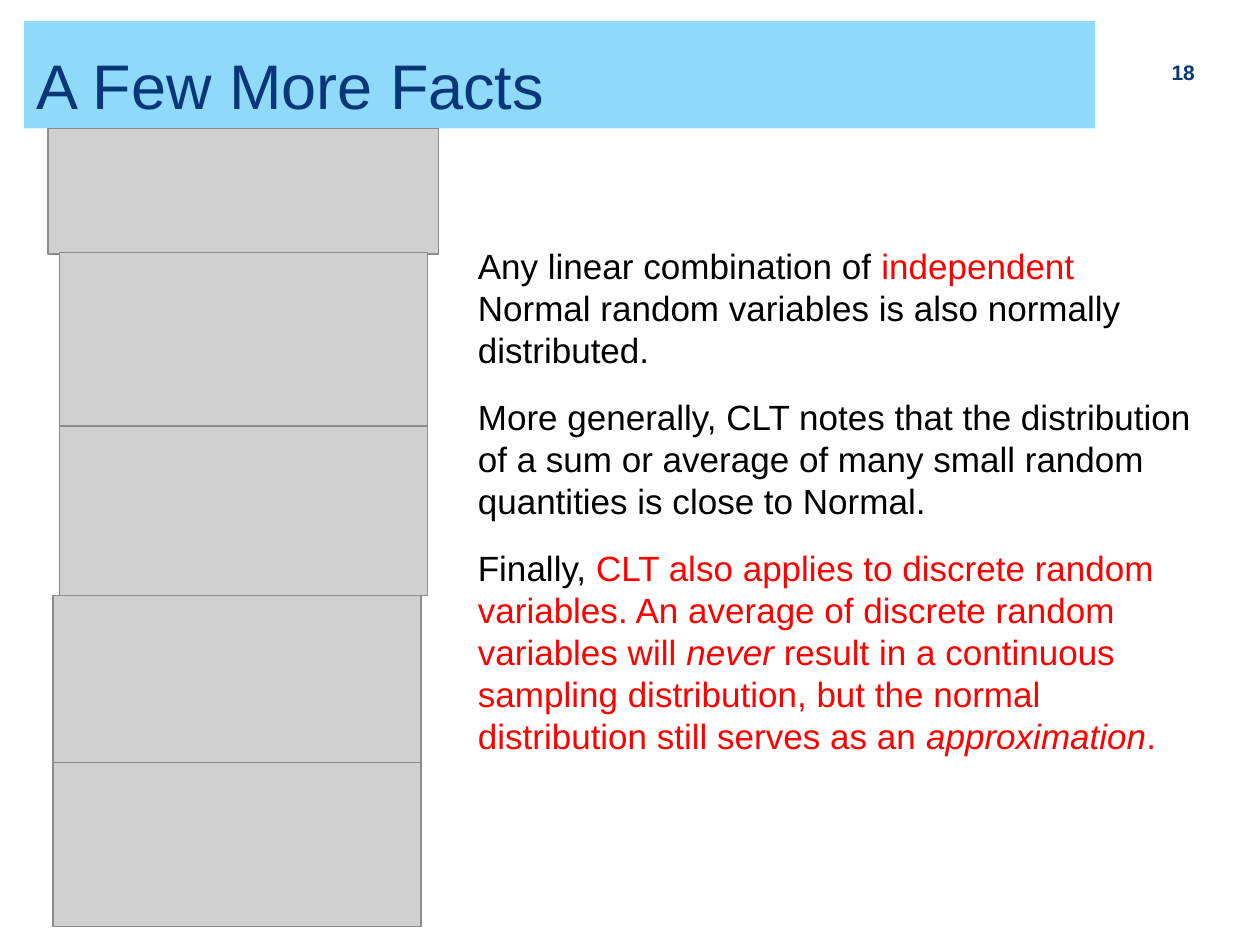
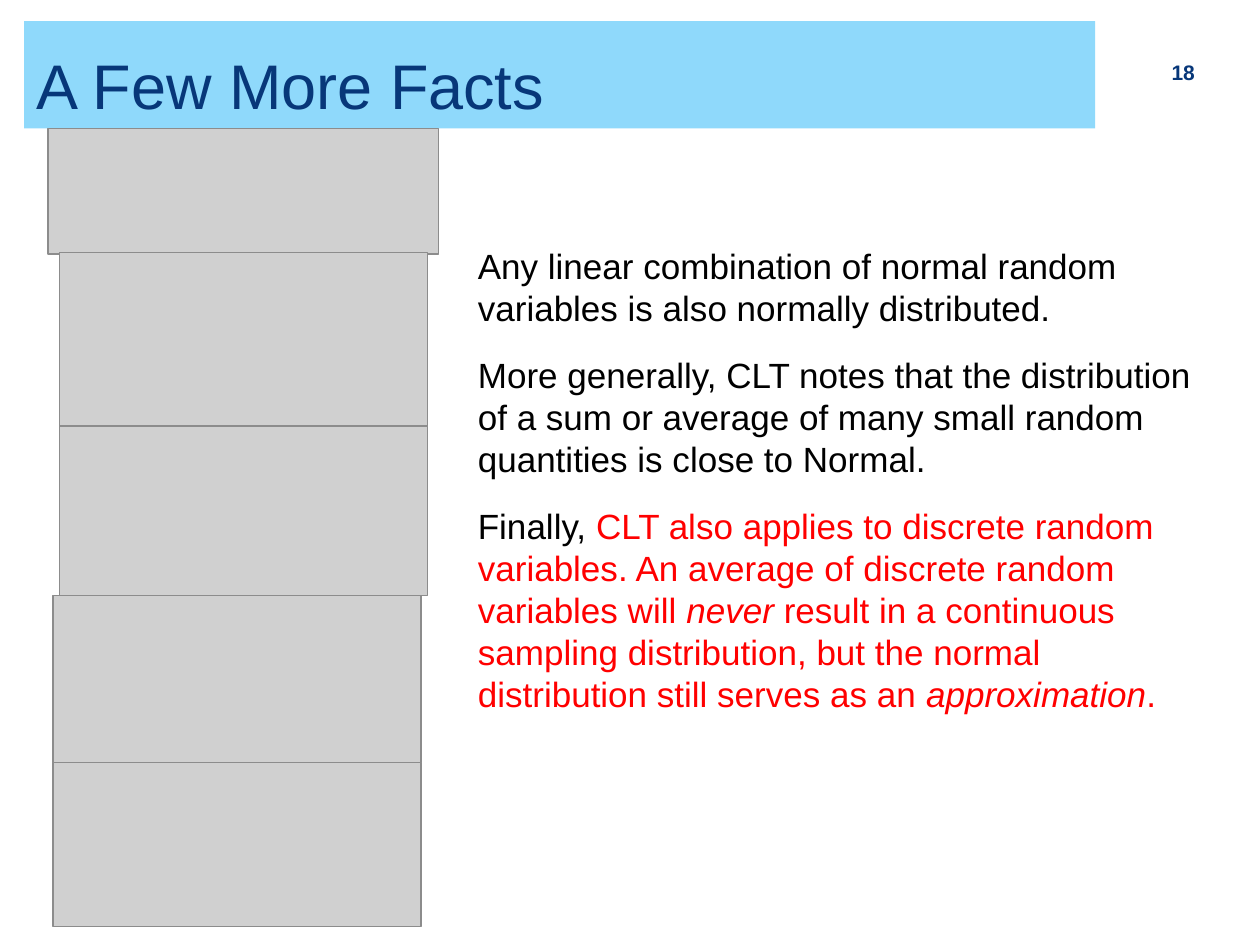
Before and after one commit to ZhiyangGeeZhou/ZhiyangGeeZhou.github.io, a slide deck: slide 18 of attach/UWM/UWM_PH702_2026Fall_Part05.pptx. Drawn at 1260x945 pixels with LibreOffice and Linux fonts; fonts in the diff are those of the drawing; grey boxes stand for pictures. Boxes give left, top, right and bottom in pixels: in the first picture for what was removed or moved away, otherwise in the second. Text is boxed around its words. In the diff, an @@ line names an element or a change of style, - is before the commit and + after.

```diff
--- a/attach/UWM/UWM_PH702_2026Fall_Part05.pptx
+++ b/attach/UWM/UWM_PH702_2026Fall_Part05.pptx
@@ text at (478, 253, 1117, 328): text changed @@
-Any linear combination of independent Normal random variables is also normally distributed.
+Any linear combination of normal random variables is also normally distributed.
```
Also in this commit, not shown: 4 other slides changed.
